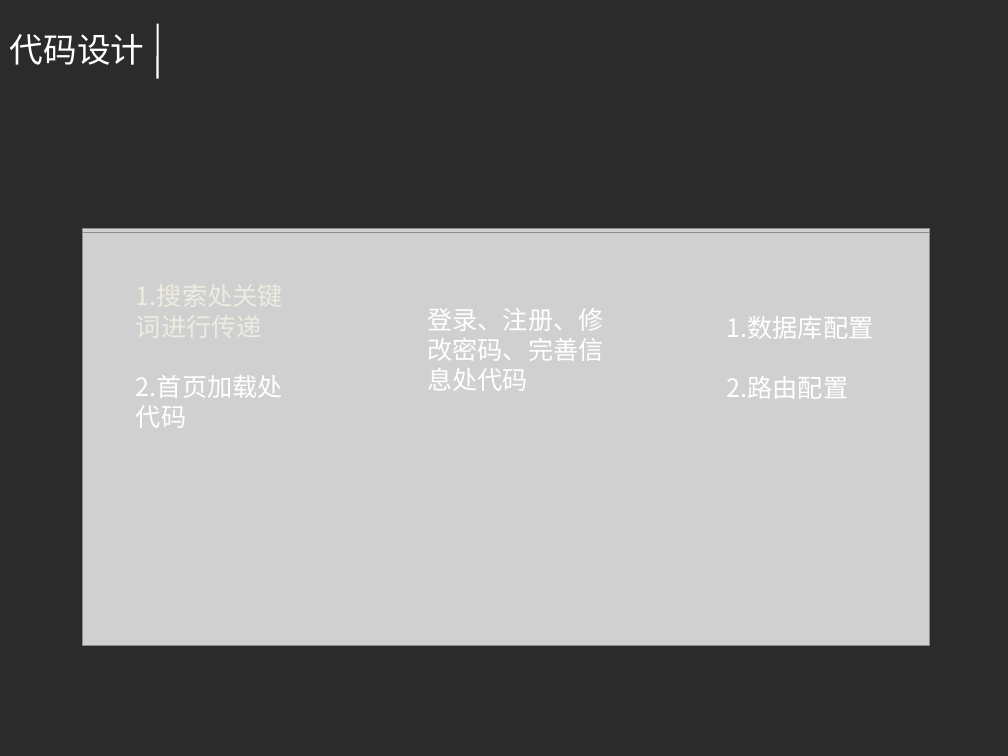
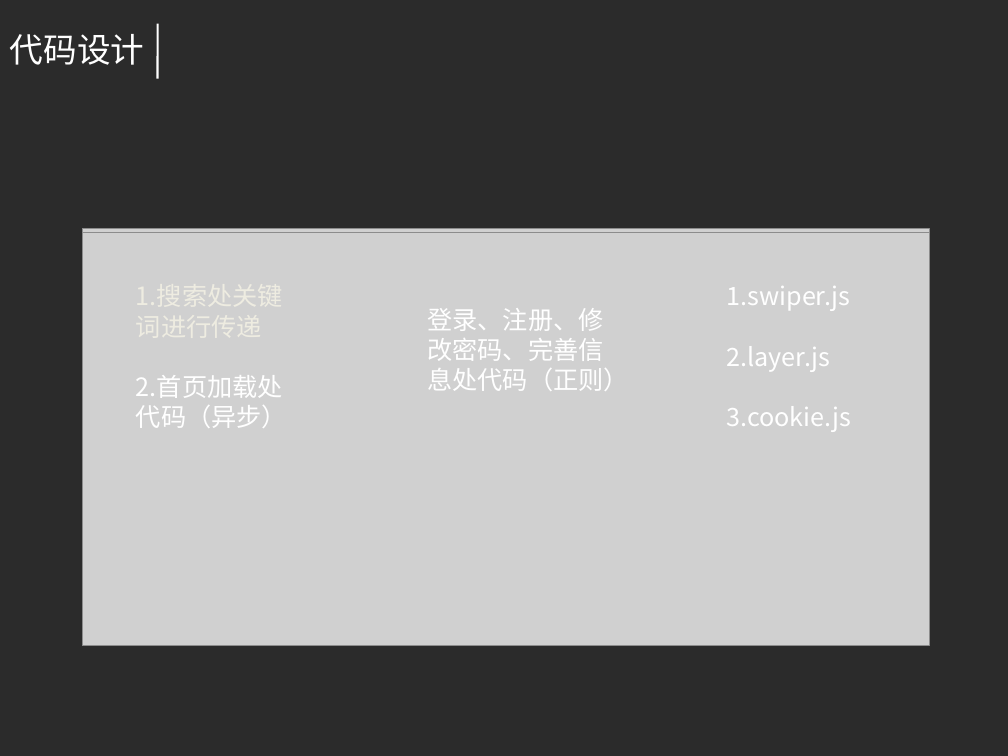
Before and after one commit to lililna/MyBibased, a slide deck: slide 9 of public/论文完整/娜答辩.pptx. Drawn at 1008x756 pixels with LibreOffice and Linux fonts; fonts in the diff are those of the drawing; grey boxes stand for pictures; background and template pictures are left out; a plain dark background stands for a picture behind light text. Boxes give left, top, right and bottom in pixels: in the first picture for what was removed or moved away, otherwise in the second. Text is boxed around its words. In the diff, an @@ line names an element or a change of style, - is before the commit and + after.

```diff
--- a/public/论文完整/娜答辩.pptx
+++ b/public/论文完整/娜答辩.pptx
@@ text at bbox=[727, 286, 852, 432]: text changed @@
-1.数据库配置
-2.路由配置
+1.swiper.js
+2.layer.js
+3.cookie.js
@@ text at bbox=[136, 375, 287, 428]: text changed @@
-2.首页加载处代码
+2.首页加载处代码（异步）
@@ text at bbox=[427, 368, 629, 391]: text changed @@
-息处代码
+息处代码（正则）
```
Also in this commit, not shown: 4 other slides changed, 1 slide added, 1 other file.
